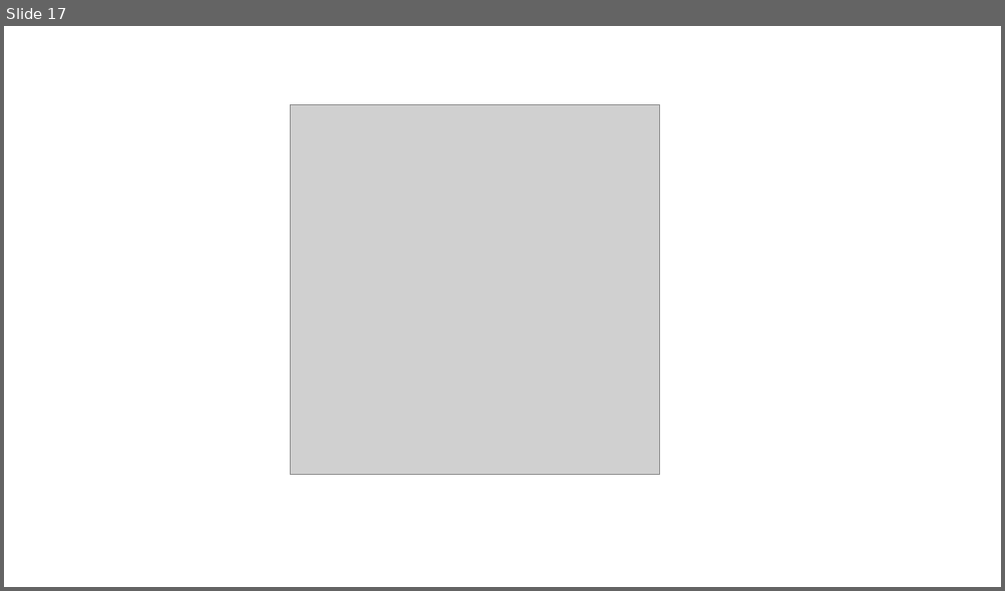
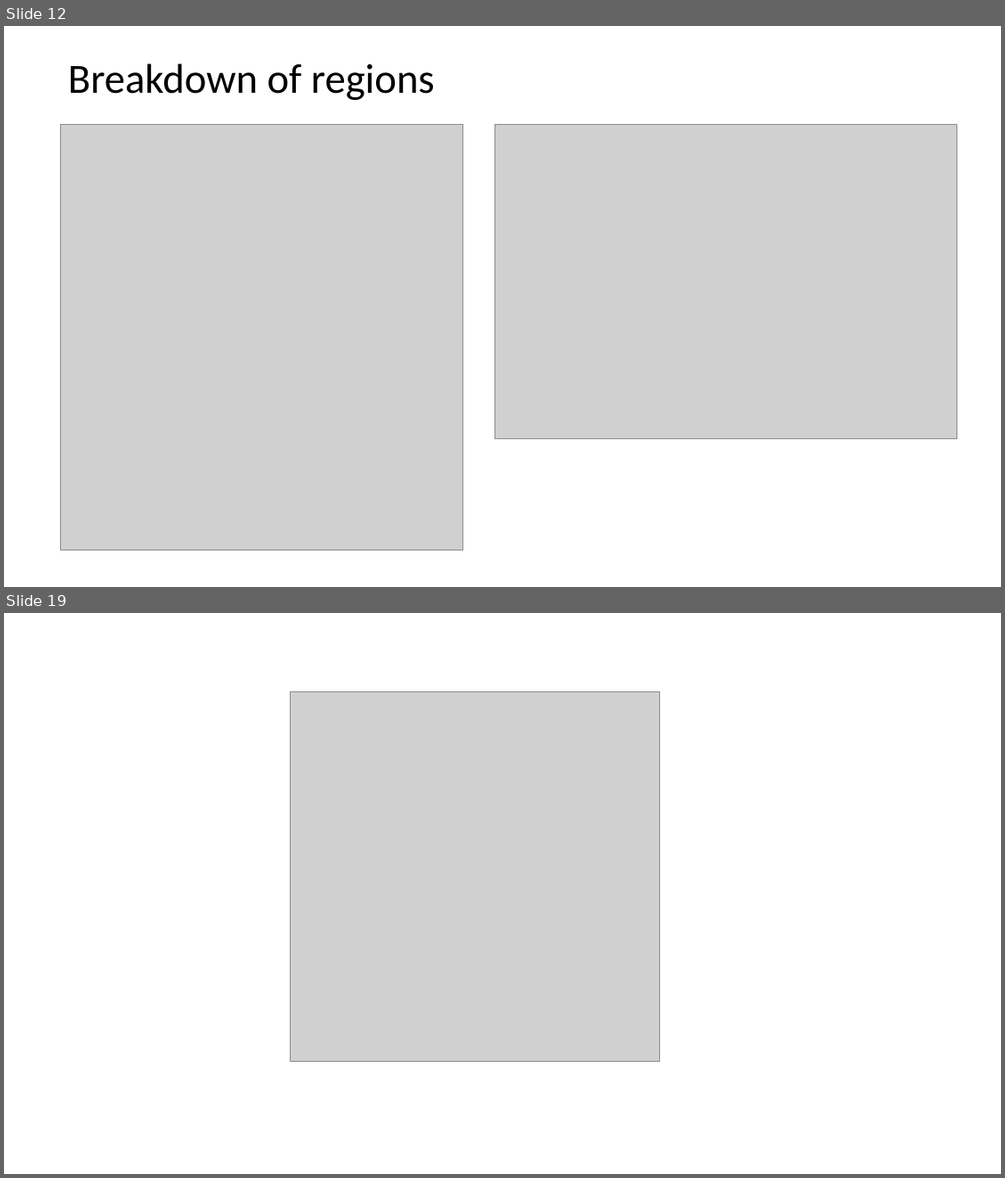
Before and after one commit to Alvin1359/world-happiness-report, a slide deck: World Happiness Report Presentation.pptx. Shown one above the other, each under a label of ours: slide 17 before the commit, slides 12 and 19 after it; the slides between them are not shown. The pictures are 1005x591 and 1005x1178 pixels, drawn with LibreOffice and Linux fonts; fonts in the diff are those of the drawing; grey boxes stand for pictures. Boxes give left, top, right and bottom in pixels: in the first picture for what was removed or moved away, otherwise in the second. Text is boxed around its words. In the diff, an @@ line names an element or a change of style, - is before the commit and + after.

```diff
--- a/World Happiness Report Presentation.pptx
+++ b/World Happiness Report Presentation.pptx
@@ slide 12 added at [4,26,1001,587], background #FFFFFF @@
@@ text added at [68,63,435,100], 40 pt, text #000000 @@
+Breakdown of regions
@@ picture added at [61,125,463,551] @@
@@ picture added at [495,125,957,440] @@
@@ what was slide 17 is now slide 19 @@
```
Also in this commit, not shown: 8 slides changed, 7 other slides added, 6 slides removed, 3 other files.
